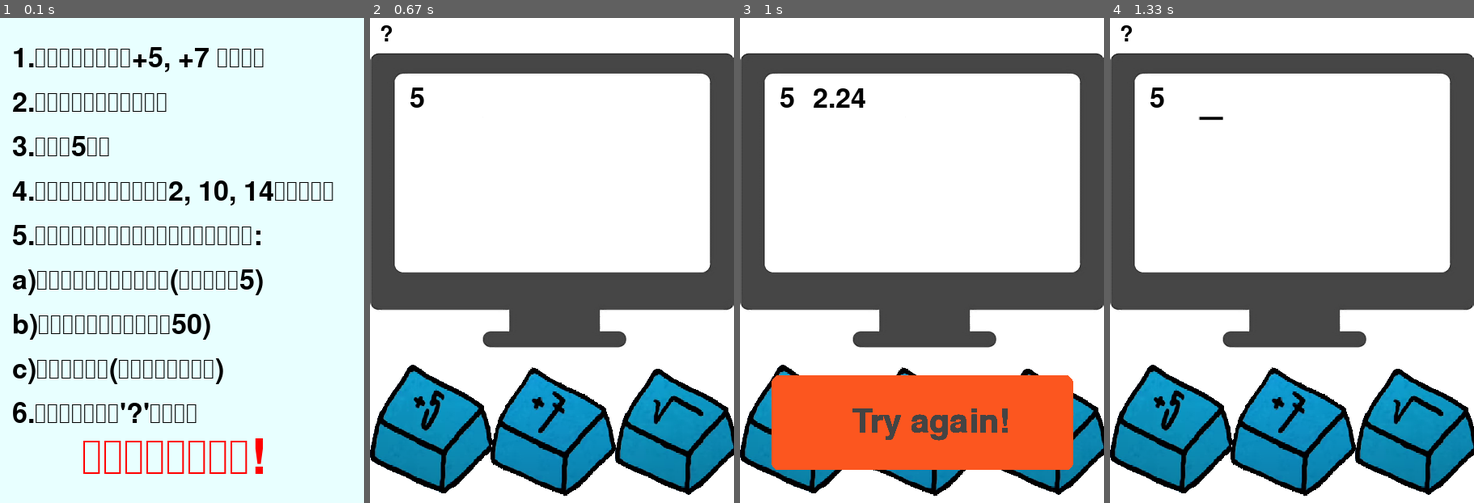
Above: before the commit, frames 1-4 (left to right).
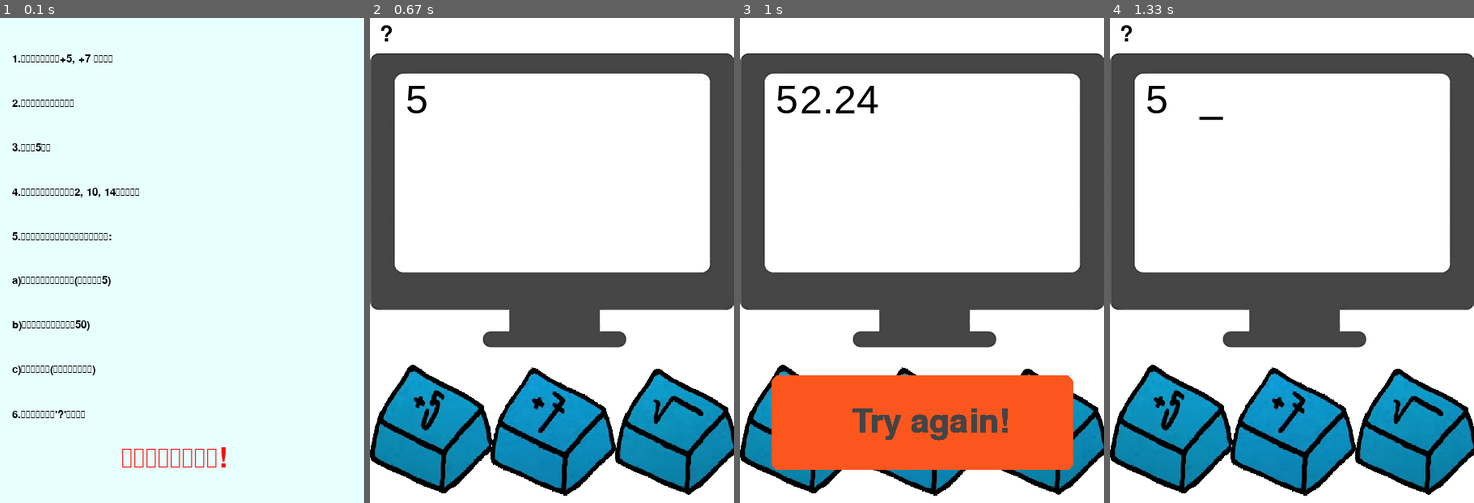
Above: after the commit, the same moments.

Repository: EasonChen11/escape_room_pygame
Game: pygame game, started from main.py
Two runs of this game, one before a commit and one after it. Both use one fixed random seed, a clock stepped at 60 frames per second and the inputs below.
Inputs (mouse positions are in pixels of both pictures, inside the frame that each line leads up to):
- Up to frame 1 (0.1 s): no input
- Up to frame 2 (0.67 s): tap Enter at 0.33 s
- Up to frame 3 (1 s): press the mouse at (1045, 430) at 0.7 s; move the mouse to (922, 289) at 0.8 s; release the mouse at (798, 144) at 0.93 s
- Up to frame 4 (1.33 s): press the mouse at (1292, 420) at 1.03 s; move the mouse to (1284, 299) at 1.13 s; release the mouse at (1281, 178) at 1.27 s

The runs differ from the first frame. In frame 1, 9.2% of the frame differs, in the area x 3-92%, y 6-94%; in frame 2, 0.2%; in frame 3, 0.8%; in frame 4, 0.2%.

Commit message:
English to chinese

Diff:
--- a/main.py
+++ b/main.py
@@ -3,6 +3,7 @@
 import time
 import pygame
 import random
+import os
 from math import *
 FPS = 60    # 60針
 WHITE = (255, 255, 255)
@@ -40,8 +41,8 @@
 
 clock = pygame.time.Clock()
 
-font_name = pygame.font.match_font('font.ttf')  # 取的字型
-
+font_name = os.path.join("./font.ttf")  # 取的字型
+number_name = pygame.font.match_font('arial')
 image_scale = 180
 button_image = {5: [], 7: [], 'sqrt': []}
 for j in button_image:
@@ -156,7 +157,7 @@
         self.length = 0
 
     def draw(self, surface, text, size, color):
-        font = pygame.font.Font(font_name, size)  # 給定字型和大小# font:字型 render:使成為
+        font = pygame.font.Font(number_name, size)  # 給定字型和大小# font:字型 render:使成為
         self.text_surface = font.render(text, True, color)  # 製造文字平面(文字,Anti-aliasing{抗鋸齒文字},字體顏色)
         self.text_rect = self.text_surface.get_rect()
         self.text_rect.centerx = self.x
@@ -299,8 +300,8 @@
         self.background = pygame.Surface((450, 200)).convert()
         self.background.fill(FINISH_COLOR)
         self.rect = self.background.get_rect(center=(WIDTH/2, 500))
-        self.text = [f"太棒了，你完成解謎了!", f"密碼是:按了多少次+5", f"再玩一次~~"]
-        self.size = [70, 90, 90]
+        self.text = [f"太棒了，你完成解謎了!", f"密碼是按了多少次+5", f"再玩一次~~"]
+        self.size = [40, 40, 50]
         self.color = [BLACK, BLACK, RED]
         self.finish_running = True
         # screen.blit(self.image, self.rect.center)
@@ -310,7 +311,7 @@
             font = pygame.font.Font(font_name, self.size[a])  # 給定字型和大小# font:字型 render:使成為
             text_surface = font.render(self.text[a], True, self.color[a])  # 製造文字平面(文字,Anti-aliasing{抗鋸齒文字},字體顏色)
             text_rect = text_surface.get_rect()
-            text_rect.left = 10 + (a//3) * 120
+            text_rect.left = 10 + (a//2) * 80
             text_rect.centery = 40 + 65 * a
             self.background.blit(text_surface, text_rect)
 
@@ -353,16 +354,21 @@
     rule_text.append("b)顯示器上的數字不能大於50)")
     rule_text.append("c)不能出現小數(開根號不能有小數)")
     rule_text.append("6.可以按下左上角'?'顯示規則")
-    rule_text.append("按任意鍵開始遊戲!")
+    global running
+    if running:
+        rule_text.append("按任意鍵繼續遊戲!")
+    else:
+        rule_text.append("按任意鍵開始遊戲!")
+
     surface = pygame.Surface((WIDTH, HEIGHT)).convert()
     surface.fill((232, 255, 255))
     surface.get_rect(center=(0, 0))
     for l in range(len(rule_text)):
         if l == len(rule_text)-1:
-            font = pygame.font.Font(font_name, 90)  # 給定字型和大小# font:字型 render:使成為
+            font = pygame.font.Font(font_name, 50)  # 給定字型和大小# font:字型 render:使成為
             text_surface = font.render(rule_text[l], True, RED)   # 製造文字平面(文字,Anti-aliasing{抗鋸齒文字},字體顏色)
         else:
-            font = pygame.font.Font(font_name, 50)  # 給定字型和大小# font:字型 render:使成為
+            font = pygame.font.Font(font_name, 20)  # 給定字型和大小# font:字型 render:使成為
             text_surface = font.render(rule_text[l], True, BLACK)   # 製造文字平面(文字,Anti-aliasing{抗鋸齒文字},字體顏色)
         text_rect = text_surface.get_rect()
         if l == len(rule_text)-1:
@@ -376,7 +382,7 @@
         clock.tick(FPS)                     # 一秒最多刷新FPS次(1秒跑最多幾次while)
         for event in pygame.event.get():  # 回傳所有動作
             if event.type == pygame.QUIT:
-                global game, running
+                global game
                 game = False
                 running = False
                 init_running = False
@@ -421,7 +427,7 @@
 
 need_list = [2, 10, 14]
 game = True
-running = True
+running = False
 first_start = True
 
 while game:
@@ -494,6 +500,7 @@
             Sqrt.kill()
             bottom_line.kill()
             show_finish()
+            running = False
             first_start = True
 
 pygame.mixer.music.stop()
Binary file added: icon.ico
